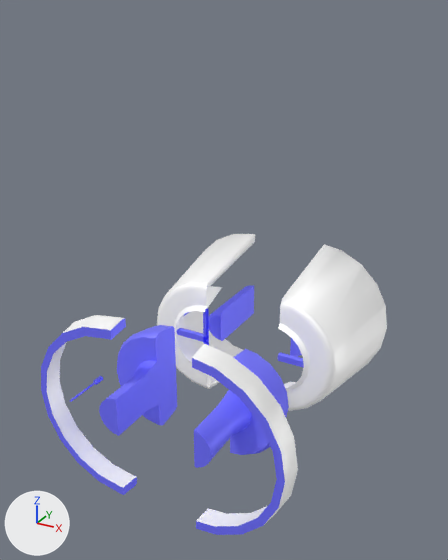
The FBX model 4HumanBlocks/Assets/Model/item_B.fbx as it was, and as the next commit left it.
The view is the same before and after, from a 50 mm camera at (-12.02, 5.8, 4.68) aimed at (-14.96, 11.15, 2.0). Arrows for +X, +Y and +Z are at lower left; the lights stay in place. Where no turn or scale is listed for an object, it has been applied to the vertices.

In view in the first picture: 'itemB_pCylinder119', 'itemB_pCylinder119.001', 'itemB_pCylinder119.002', 'itemB_pCylinder119.003'.
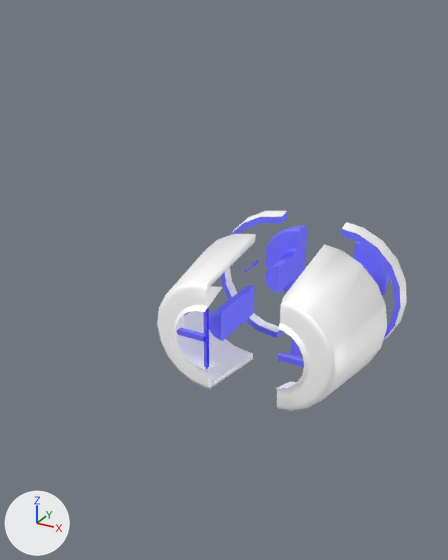
Where the newer file only moved an object's origin or applied its transform, the numbers keep the older frame.

Where the change shows, as pixel boxes [x1, y1, x2, y2] in the pictures (448 x 560 px):
'itemB_pCylinder119.003', mesh moved
    before: [41, 315, 177, 495]
    after: [221, 211, 307, 338]
'itemB_pCylinder119.002', mesh moved
    before: [192, 344, 298, 535]
    after: [341, 222, 407, 340]

The change in detail:
me_mesh_130 has 310 vertices, 248 faces and spans x -0.54..0.39, y -0.35..0.6, z -0.91..0.91.
me_mesh_130 is used by ob_itemb_pcylinder119_003; location (-15.43, 9.69, 1.35).
me_mesh_130 part 2: the whole mesh is moved by (0.0, 3.47, 0.0).
me_mesh_129 has 166 vertices, 126 faces and spans x -0.29..0.55, y -0.36..0.59, z -0.9..0.89.
me_mesh_129 is used by ob_itemb_pcylinder119_002; location (-13.93, 9.67, 1.35).
me_mesh_129 part 1: the whole mesh is moved by (0.0, 3.47, 0.0).
